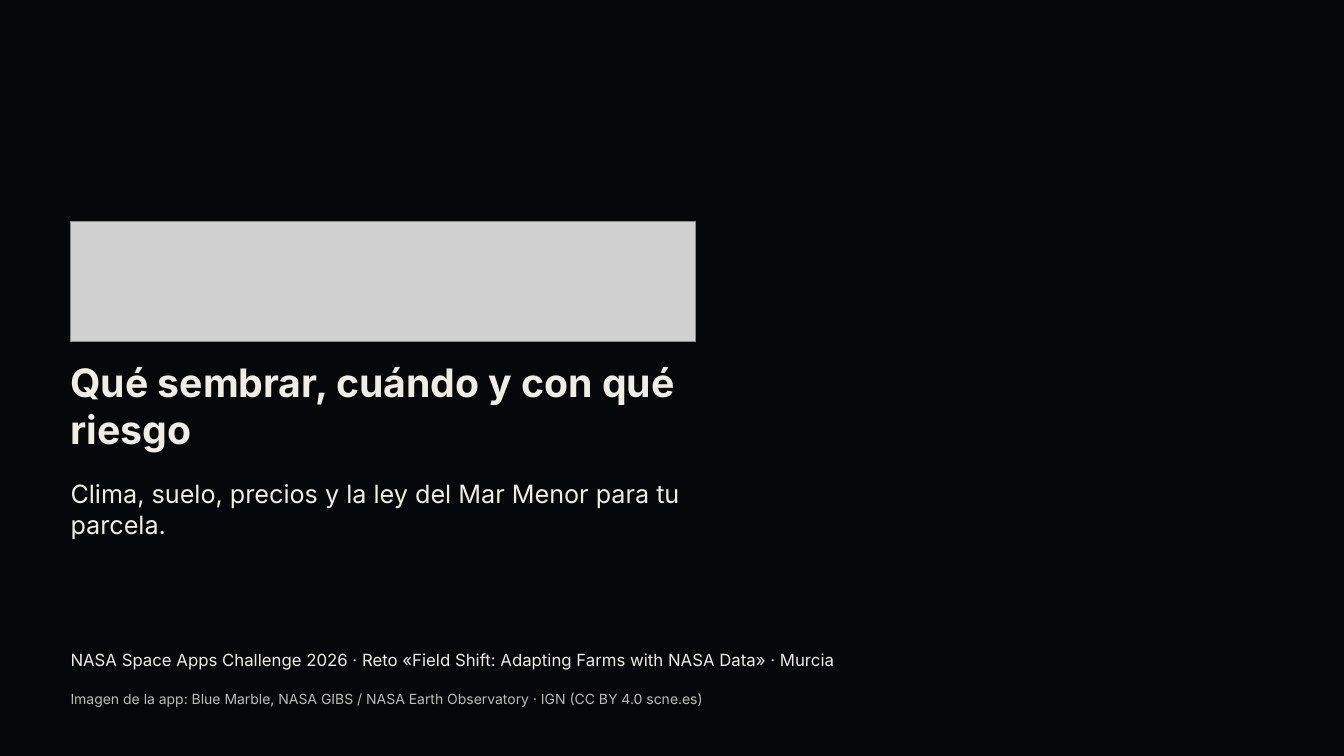
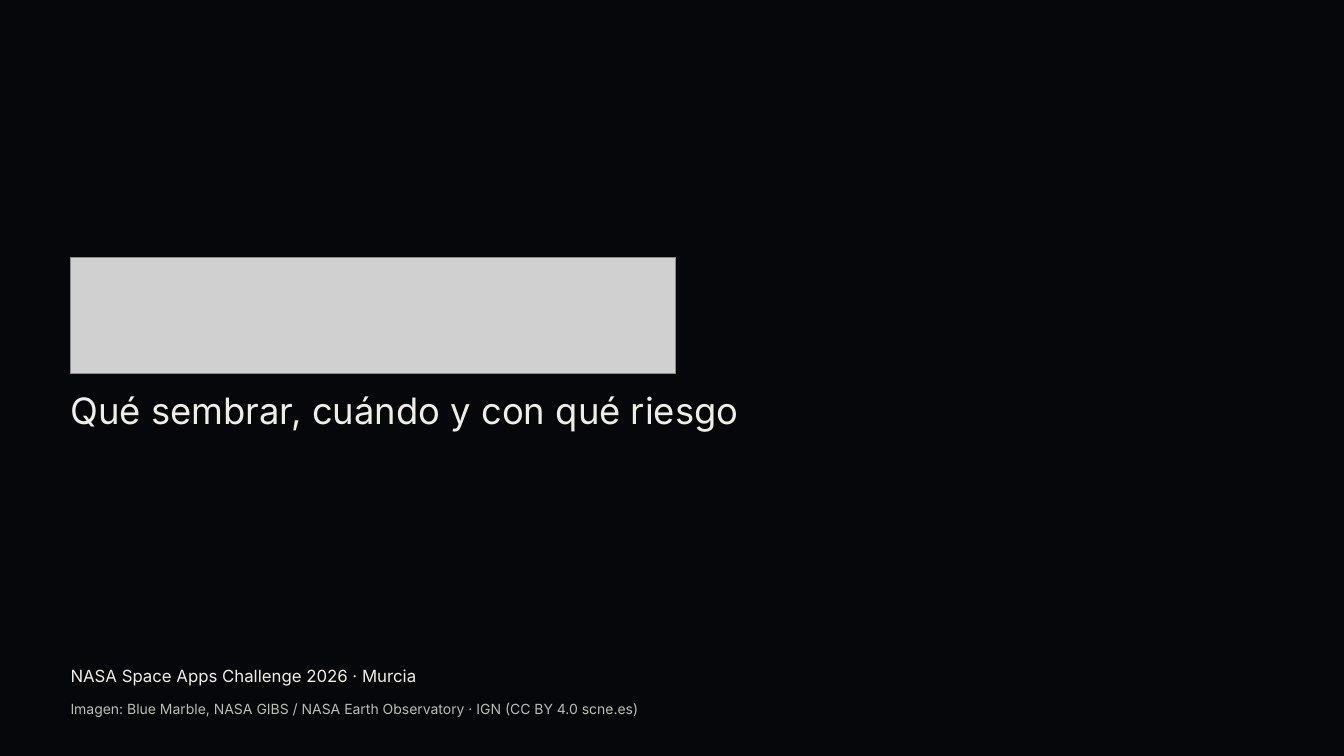
Before and after one commit to Enrikkk/NasaSpaceApps, a slide deck: slide 1 of submission/presentacion/agrockham-presentacion.pptx. Drawn at 1344x756 pixels with LibreOffice and Linux fonts; fonts in the diff are those of the drawing; grey boxes stand for pictures; background and template pictures are left out. Boxes give left, top, right and bottom in pixels: in the first picture for what was removed or moved away, otherwise in the second. Text is boxed around its words. In the diff, an @@ line names an element or a change of style, - is before the commit and + after.

Commit message:
submission: simpler presentation design (brand colours only, no icons/cards; real Eurostat price chart)

```diff
--- a/submission/presentacion/agrockham-presentacion.pptx
+++ b/submission/presentacion/agrockham-presentacion.pptx
@@ picture: place and size @@
-picture at <box>71,222,696,342</box>
+picture at <box>71,257,676,373</box>
@@ text "Qué sembrar, cuándo y con ...": place and size @@
-text "Qué sembrar, cuándo y con ..." at <box>71,367,674,452</box>
+text "Qué sembrar, cuándo y con ..." at <box>71,396,738,432</box>
@@ text "Qué sembrar, cuándo y con ..." at <box>71,396,738,432</box>: size 28 to 26 pt, bold off; less space between paragraphs @@
@@ text removed at <box>71,484,679,539</box> @@
-Clima, suelo, precios y la ley del Mar Menor para tu parcela.
@@ text at <box>71,669,416,686</box>: text changed @@
-NASA Space Apps Challenge 2026 · Reto «Field Shift: Adapting Farms with NASA Data» · Murcia
+NASA Space Apps Challenge 2026 · Murcia
@@ text at <box>71,702,638,717</box>: text changed @@
-Imagen de la app: Blue Marble, NASA GIBS / NASA Earth Observatory · IGN (CC BY 4.0 scne.es)
+Imagen: Blue Marble, NASA GIBS / NASA Earth Observatory · IGN (CC BY 4.0 scne.es)
```
Also in this commit, not shown: 5 other slides changed, 2 other files.
